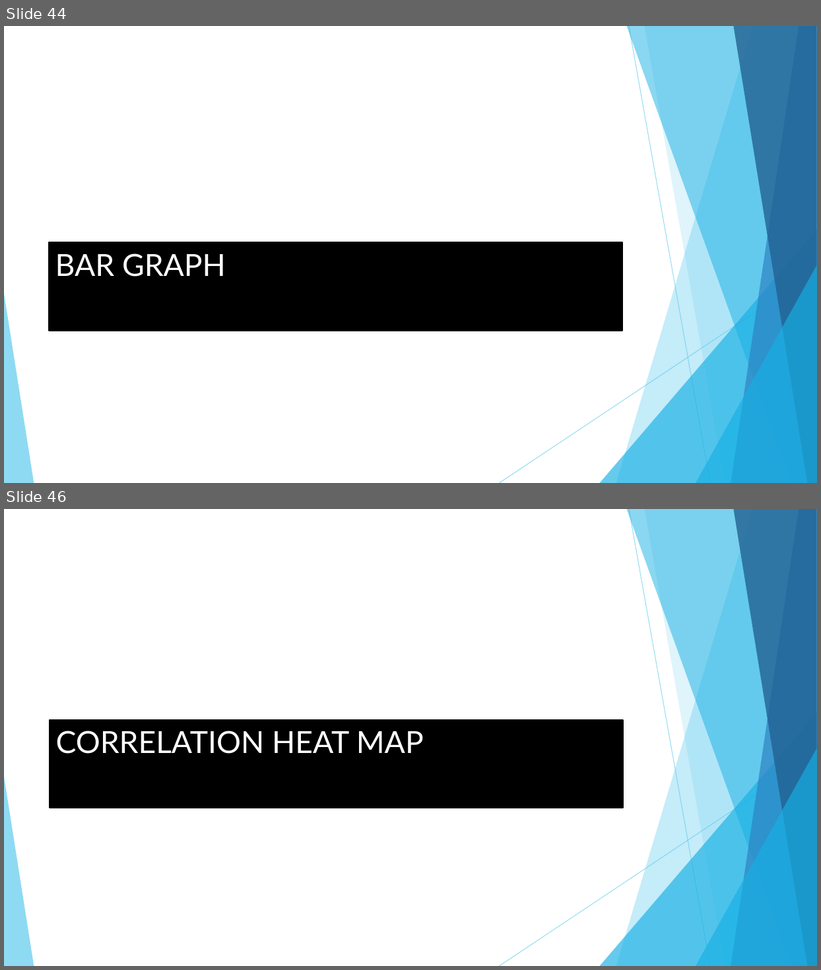
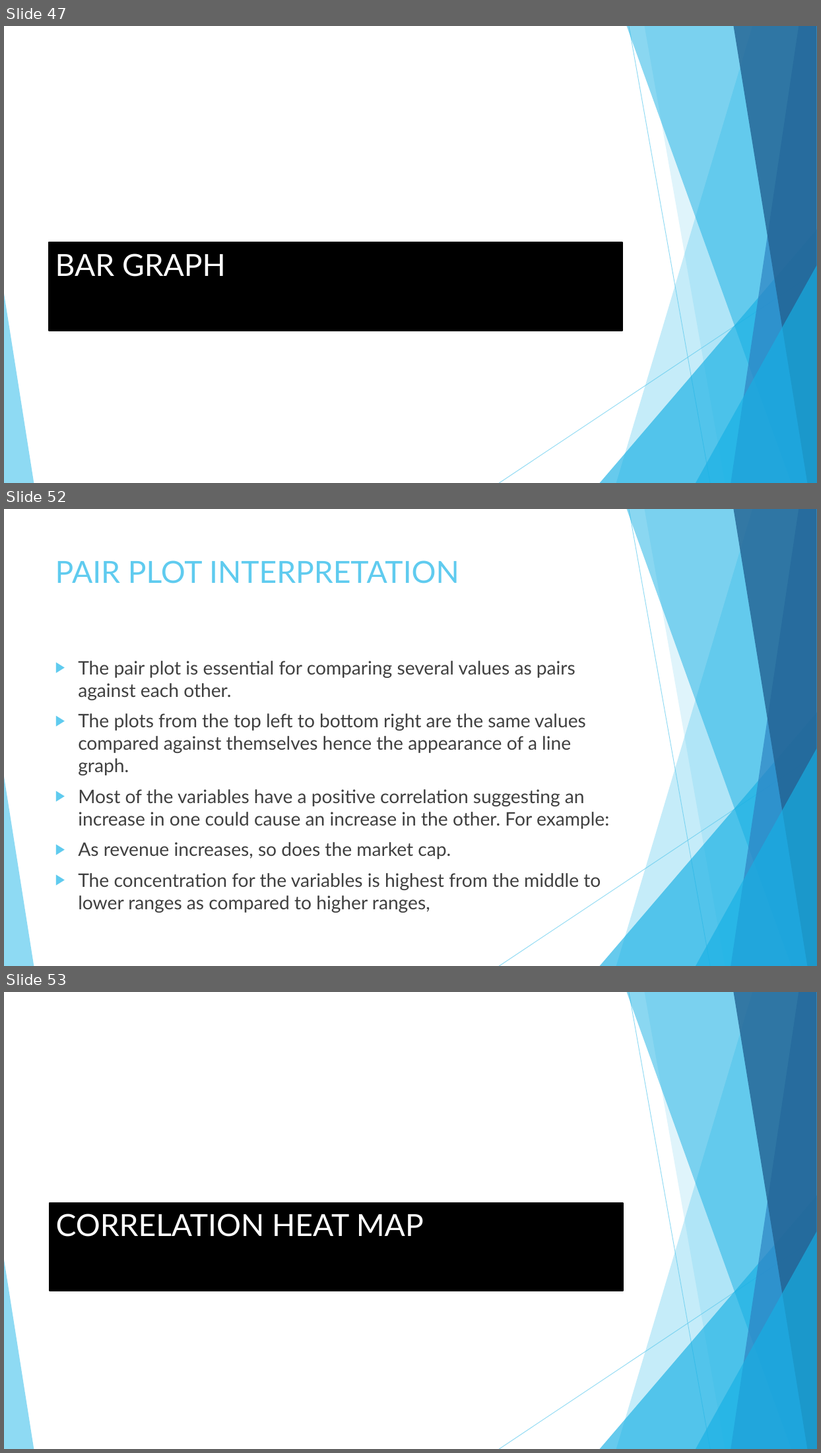
Before and after one commit to chogevic/dsc-dvp-project02, a slide deck: Data Visualization for Financial Statements.pptx. Shown one above the other, each under a label of ours: slides 44 and 46 before the commit, slides 47, 52 and 53 after it; the slides between them are not shown. The pictures are 821x970 and 821x1453 pixels, drawn with LibreOffice and Linux fonts; fonts in the diff are those of the drawing. Boxes give left, top, right and bottom in pixels: in the first picture for what was removed or moved away, otherwise in the second. Text is boxed around its words. In the diff, an @@ line names an element or a change of style, - is before the commit and + after.

```diff
--- a/Data Visualization for Financial Statements.pptx
+++ b/Data Visualization for Financial Statements.pptx
@@ slide 52 added at (4, 509, 817, 966), background #FFFFFF; not listed: 10 template elements that a slide beside it also shows @@
@@ title added at (55, 560, 459, 584), 36 pt, text #5FCBEF @@
+PAIR PLOT INTERPRETATION
@@ text added at (78, 661, 609, 913), 22 pt, text #404040 @@
+▶ The pair plot is essential for comparing several values as pairs against each other.
+▶ The plots from the top left to bottom right are the same values compared against themselves hence the appearance of a line graph.
+▶ Most of the variables have a positive correlation suggesting an increase in one could cause an increase in the other. For example:
+▶ As revenue increases, so does the market cap.
+▶ The concentration for the variables is highest from the middle to lower ranges as compared to higher ranges,
@@ what was slide 44 is now slide 47 @@
@@ what was slide 46 is now slide 53 @@
```
Also in this commit, not shown: 18 slides changed, 11 other slides added, 1 slide removed, 4 other files.
